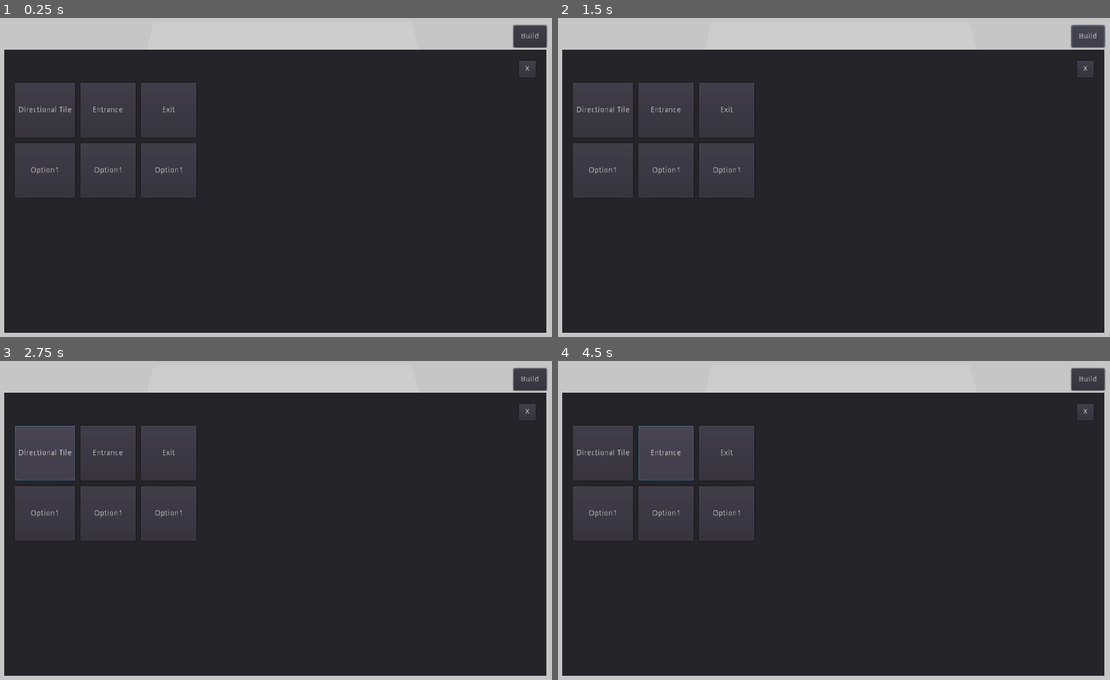
Above: before the commit, frames 1-4 (two rows, left to right).
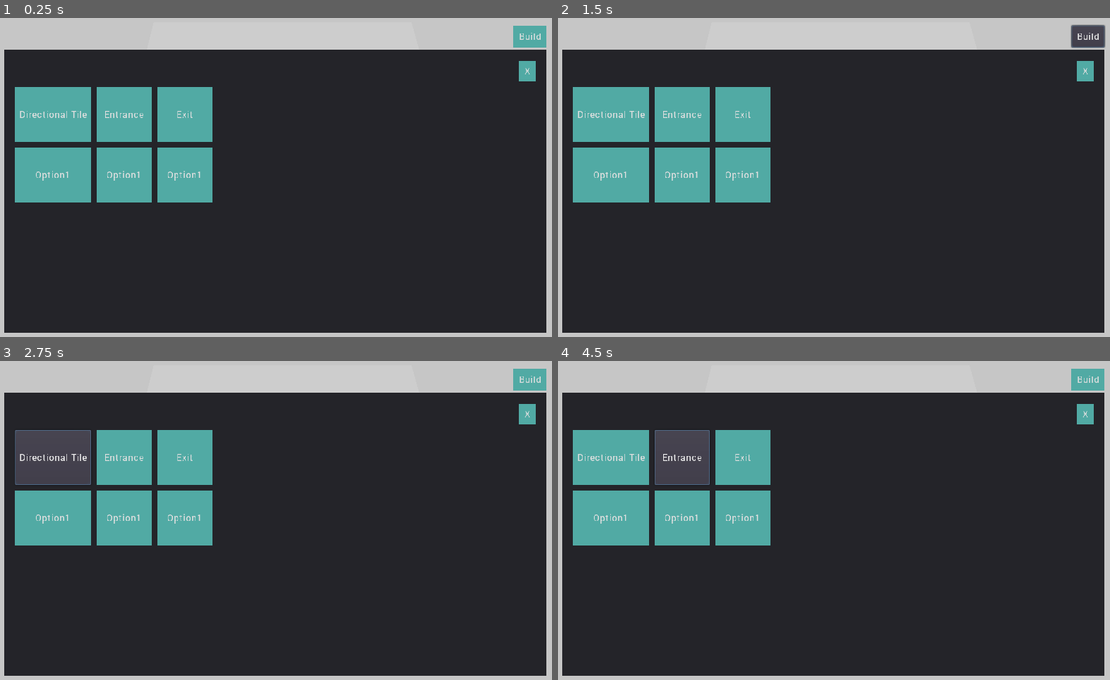
Above: after the commit, the same moments.

Repository: jamiebuckley/refactor-godot
Game: Godot game, scene res://Main.tscn
The game is run twice, just before and just after one commit, with the same random seed, the same clock (stepped at 60 frames per second) and the same inputs.
Inputs:
- Up to frame 1 (0.25 s): no input
- Up to frame 2 (1.5 s): click "Build" at 0.5 s; click "Build" at 1.25 s
- Up to frame 3 (2.75 s): click "Directional Tile" at 2 s
- Up to frame 4 (4.5 s): click "Entrance" at 2.75 s; click "Directional Tile" at 3.5 s; click "Entrance" at 4.25 s

The runs differ from the first frame. In frame 1, 13% of the frame differs, in the area x 2-100%, y 1-58%; in frame 2, 13%; in frame 3, 12%; in frame 4, 12%.

Commit message:
Create initial theme

Diff:
--- /dev/null
+++ b/Assets/RefactorTheme.tres
@@ -0,0 +1,28 @@
+[gd_resource type="Theme" load_steps=4 format=2]
+
+[ext_resource path="res://Assets/Fonts/Roboto-Regular.ttf" type="DynamicFontData" id=1]
+
+[sub_resource type="StyleBoxFlat" id=2]
+content_margin_left = 8.0
+content_margin_right = 8.0
+content_margin_top = 8.0
+content_margin_bottom = 8.0
+bg_color = Color( 0.321569, 0.670588, 0.647059, 1 )
+
+[sub_resource type="DynamicFont" id=1]
+extra_spacing_char = 1
+font_data = ExtResource( 1 )
+
+[resource]
+default_font = SubResource( 1 )
+Button/colors/font_color = Color( 0.878431, 0.878431, 0.878431, 1 )
+Button/colors/font_color_disabled = Color( 0.901961, 0.901961, 0.901961, 0.2 )
+Button/colors/font_color_hover = Color( 0.941176, 0.941176, 0.941176, 1 )
+Button/colors/font_color_pressed = Color( 1, 1, 1, 1 )
+Button/constants/hseparation = 2
+Button/fonts/font = null
+Button/styles/disabled = null
+Button/styles/focus = null
+Button/styles/hover = null
+Button/styles/normal = SubResource( 2 )
+Button/styles/pressed = null
--- a/Main.tscn
+++ b/Main.tscn
@@ -1,17 +1,18 @@
-[gd_scene load_steps=7 format=2]
+[gd_scene load_steps=8 format=2]
 
 [ext_resource path="res://Main.gd" type="Script" id=1]
 [ext_resource path="res://UI.tscn" type="PackedScene" id=2]
+[ext_resource path="res://Assets/RefactorTheme.tres" type="Theme" id=3]
 
 [sub_resource type="QuadMesh" id=1]
 
-[sub_resource type="SpatialMaterial" id=4]
+[sub_resource type="SpatialMaterial" id=2]
 albedo_color = Color( 0.8, 0.8, 0.8, 1 )
 
 [sub_resource type="BoxShape" id=3]
 extents = Vector3( 0.5, 0.5, 0.1 )
 
-[sub_resource type="Environment" id=5]
+[sub_resource type="Environment" id=7]
 background_mode = 1
 background_color = Color( 0.780392, 0.780392, 0.780392, 1 )
 ambient_light_color = Color( 1, 1, 1, 1 )
@@ -38,6 +39,7 @@
 fov = 51.4
 
 [node name="UI" parent="." instance=ExtResource( 2 )]
+theme = ExtResource( 3 )
 
 [node name="WorldEnvironment" type="WorldEnvironment" parent="."]
-environment = SubResource( 5 )
+environment = SubResource( 7 )
Binary file added: Assets/Fonts/Abel-Regular.ttf
Binary file added: Assets/Fonts/Roboto-Regular.ttf
Not shown: 1 places in Main.tscn that only renumber resources
